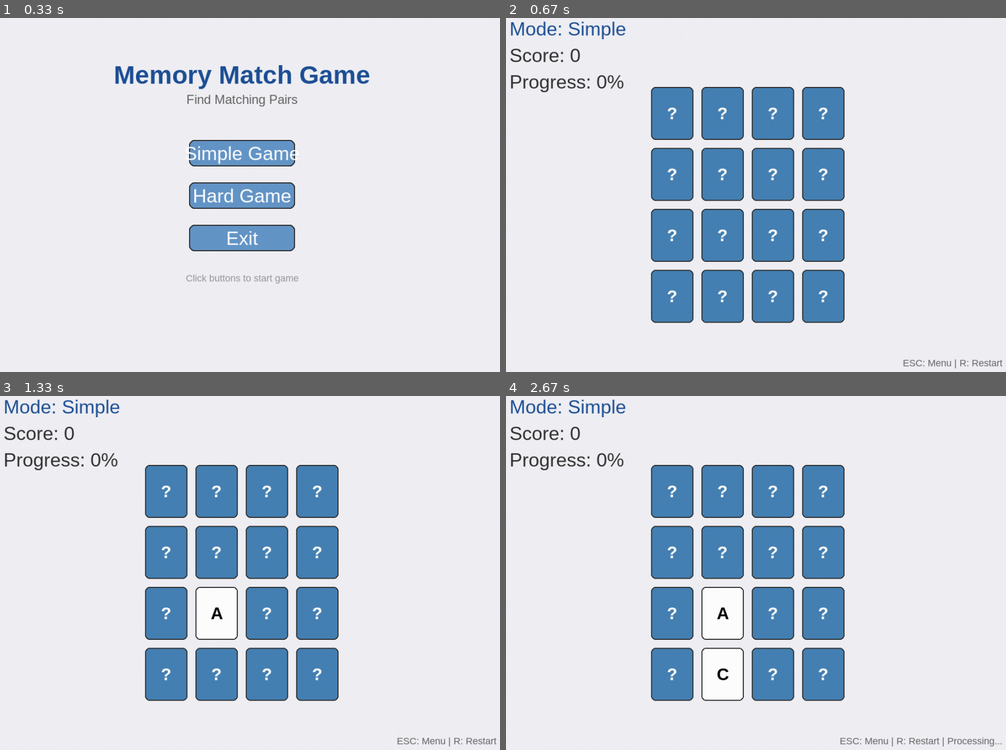
Above: before the commit, frames 1-4 (two rows, left to right).
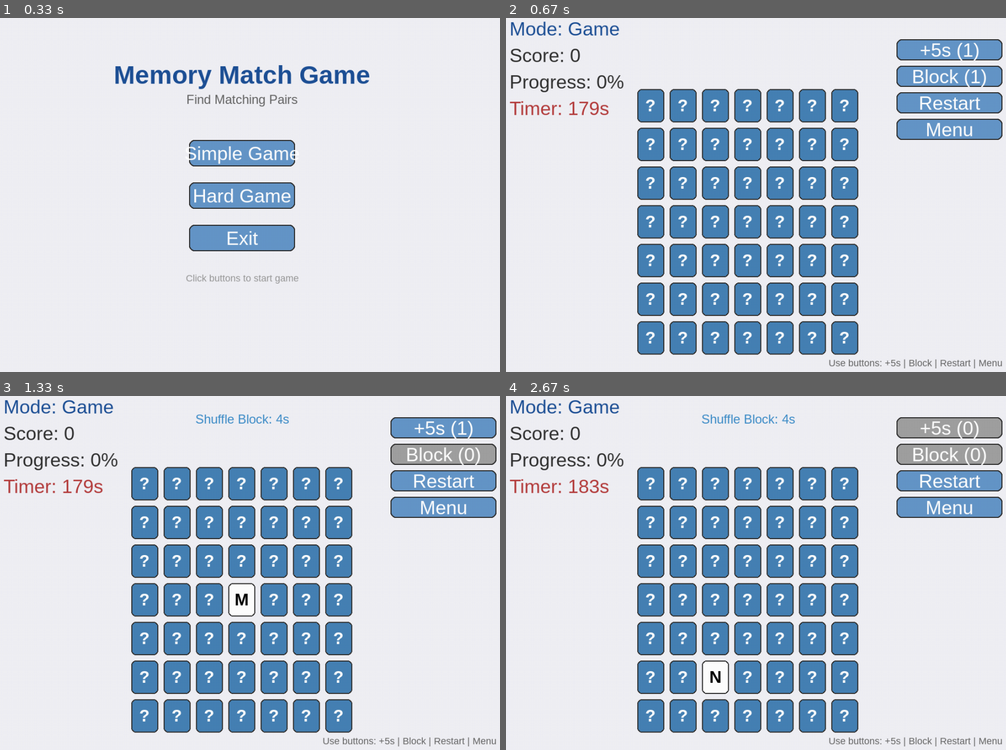
Above: after the commit, the same moments.

Repository: jim09-my/card_game
Game: pygame game, started from 1/main.py
The game is run twice, just before and just after one commit, with the same random seed, the same clock (stepped at 60 frames per second) and the same inputs.
Inputs (mouse positions are in pixels of both pictures, inside the frame that each line leads up to):
- Up to frame 1 (0.33 s): no input
- Up to frame 2 (0.67 s): click (746, 191) at 0.38 s
- Up to frame 3 (1.33 s): click (245, 594) at 0.72 s; tap B at 1 s
- Up to frame 4 (2.67 s): click (951, 480) at 1.38 s, where only the run after the commit has a clickable "Restart"; tap D at 1.67 s; click (721, 668) at 2.05 s; click (951, 452) at 2.38 s, where only the run after the commit has a clickable "Block (1)"

Frame 1 is identical in both runs. In frame 2, 25% of the frame differs, in the area x 0-100%, y 0-100%; in frame 3, 26%; in frame 4, 26%.

Commit message:
实现了终极模式：7×7、无邻居限制、洗牌/倒计时/道具以及部分UI匹配优化
1.核心规则与生成
- 终极模式升级为 7×7 ，生成 24 对 + 1 单卡，单卡永不匹配，胜利判断忽略单卡 \card_game\1\modes\dynamic_maze.py:175 。
- 取消“第二次翻牌必须邻居”限制，允许任意未翻未配对卡翻牌 \card_game\1\modes\dynamic_maze.py:134-141 。
- 单卡翻开显示为白板（不渲染文字） \card_game\1\ui.py:186-194 。

2.计时与失败状态
- 终极模式时限为 180s \card_game\1\modes\dynamic_maze.py:52 。
- 倒计时归零进入失败界面 defeat 并显示 “You Lost!” \card_game\1\main.py:148-151 、\card_game\1\ui.py:298-322 。
- 胜利界面文案改为 “You Won!” \card_game\1\ui.py:212-216 。

3.洗牌机制与提示
- 连续翻错阈值为 7 ，在盖回阶段对子集（未匹配卡）洗牌 \card_game\1\modes\dynamic_maze.py:48-51, 167-173 。
- 成功配对后清零连续失败计数 \card_game\1\modes\dynamic_maze.py:149-156 。
- 首次成功配对前不计入洗牌计数、不触发洗牌 \card_game\1\modes\dynamic_maze.py:139-154 。
- 顶部居中提示：距洗牌仅差 1 次时显示预警；洗牌后 2 秒显示 “Shuffled!” \card_game\1\ui.py:130-143 、\card_game\1\modes\dynamic_maze.py:238-245 。

4.道具系统与展示
- 新增道具：延时 +5s 与防洗牌 Block 5s ，开局各 1 次；每成功配对 9 对各 +1 \card_game\1\modes\dynamic_maze.py:55-56, 149-156 。
- 使用会扣减次数： use_item_delay 、 use_item_block_shuffle \card_game\1\modes\dynamic_maze.py:232-239, 241-245 。
- 右侧按钮显示剩余道具数量（+5s(X)、Block(Y)），不再单独文本展示 \card_game\1\ui.py:158-194 。
- 底部提示改为按钮使用说明（Use buttons），不再提供快捷键（因为快捷键总无法正常触发，不清楚是否为接口问题，遂直接改形式） \card_game\1\ui.py:148-156 。

5.UI 重构与交互
- 网格自适应布局，确保 7×7 完整居中显示；点击命中与渲染尺寸一致 \card_game\1\ui.py:158-169, 265-278, 280-296 。
- 洗牌提示与计时器均在游戏界面显示 \card_game\1\ui.py:122-129, 130-143 。
- 失败界面复用“Play Again/Main Menu”按钮并修复点击事件路由 \card_game\1\main.py:79-82 。
- “Play Again”重启当前模式（困难模式返回困难） \card_game\1\main.py:167-171 。

6.工具与辅助
- 新增子集洗牌工具 shuffle_subset_inplace 用于只重排未匹配卡 \card_game\1\core\utils.py:14-18 。
- 主循环读取模式的卡面展示时长并在倒计时耗尽时切换状态 \card_game\1\main.py:141-151 。

7.快捷键
- 已改为按钮操作：+5s、Block、Restart、Menu，不再使用快捷键 \card_game\1\main.py:94-109 、\card_game\1\ui.py:158-194 。

Diff:
--- a/1/core/utils.py
+++ b/1/core/utils.py
@@ -10,3 +10,9 @@
 
 def is_valid_position(row: int, col: int, max_rows: int, max_cols: int) -> bool:
     return 0 <= row < max_rows and 0 <= col < max_cols
+
+def shuffle_subset_inplace(arr: List, indices: List[int]) -> None:
+    subset = [arr[i] for i in indices]
+    shuffled = fisher_yates_shuffle(subset)
+    for i, v in zip(indices, shuffled):
+        arr[i] = v
--- a/1/main.py
+++ b/1/main.py
@@ -63,13 +63,17 @@
     def handle_keyboard(self, key):
         """处理键盘事件"""
         if key == pygame.K_ESCAPE:
-            if self.game_state in ["game", "victory"]:
+            if self.game_state in ["game", "victory", "defeat"]:
                 self.return_to_menu()
             else:
                 self.running = False
 
         elif key == pygame.K_r and self.game_state == "game":
             self.restart_game()
+        elif key == pygame.K_d and self.game_state == "game":
+            self.use_delay_item()
+        elif key == pygame.K_b and self.game_state == "game":
+            self.use_block_item()
 
     def handle_mouse_click(self, mouse_pos):
         """处理鼠标点击事件"""
@@ -79,6 +83,8 @@
             self.handle_game_click(mouse_pos)
         elif self.game_state == "victory":
             self.handle_victory_click(mouse_pos)
+        elif self.game_state == "defeat":
+            self.handle_victory_click(mouse_pos)
 
     def handle_menu_click(self, mouse_pos):
         """处理菜单界面的点击"""
@@ -95,7 +101,19 @@
         """处理游戏中的点击"""
         if self.waiting_to_hide:
             return  # 正在处理翻牌，忽略点击
-
+        action = self.ui.get_game_action(mouse_pos, self.current_game)
+        if action == "delay":
+            self.use_delay_item()
+            return
+        elif action == "block":
+            self.use_block_item()
+            return
+        elif action == "restart":
+            self.restart_game()
+            return
+        elif action == "menu":
+            self.return_to_menu()
+            return
         card_pos = self.ui.get_card_position(mouse_pos, self.current_game)
         if card_pos:
             self.flip_card(*card_pos)
@@ -138,10 +156,16 @@
 
     def update_game_state(self):
         """更新游戏状态（如计时器等）"""
-        if self.waiting_to_hide and pygame.time.get_ticks() - self.flip_timer > 1000:
+        reveal_ms = 1000
+        if self.current_game and hasattr(self.current_game, 'get_reveal_duration_ms'):
+            reveal_ms = self.current_game.get_reveal_duration_ms()
+        if self.waiting_to_hide and pygame.time.get_ticks() - self.flip_timer > reveal_ms:
             if self.current_game:
                 self.current_game.hide_all_flipped()
             self.waiting_to_hide = False
+        if self.current_game and hasattr(self.current_game, 'is_time_over') and self.current_game.is_time_over():
+            self.game_state = "defeat"
+            print("Time over! You lost.")
 
     def start_simple_mode(self):
         """开始简单模式游戏"""
@@ -157,7 +181,7 @@
         """开始困难模式游戏"""
         try:
             # 使用动态迷宫困难模式（图结构约束翻牌）
-            self.current_game = DynamicMazeGame(4, 4)
+            self.current_game = DynamicMazeGame(7, 7)
             self.game_state = "game"
             self.waiting_to_hide = False
             print("Hard mode started! (Dynamic Maze)")
@@ -167,7 +191,18 @@
     def restart_game(self):
         """重新开始游戏"""
         if self.current_game:
-            self.start_simple_mode()
+            if isinstance(self.current_game, DynamicMazeGame):
+                self.start_hard_mode()
+            else:
+                self.start_simple_mode()
+
+    def use_delay_item(self):
+        if self.current_game and hasattr(self.current_game, 'use_item_delay'):
+            self.current_game.use_item_delay(5)
+
+    def use_block_item(self):
+        if self.current_game and hasattr(self.current_game, 'use_item_block_shuffle'):
+            self.current_game.use_item_block_shuffle(5)
 
     def return_to_menu(self):
         """返回主菜单"""
--- a/1/modes/dynamic_maze.py
+++ b/1/modes/dynamic_maze.py
@@ -1,27 +1,18 @@
 from typing import List, Tuple, Dict, Optional
 from core.card import Card
-from core.utils import fisher_yates_shuffle, is_valid_position
+from core.utils import fisher_yates_shuffle, is_valid_position, shuffle_subset_inplace
+import time
 
 
 class DynamicMazeGame:
-    """
-    困难模式：使用图（邻接表）约束翻牌移动。
-    - 节点：每个节点对应一张卡片（Card）
-    - 边：允许从某节点移动到其邻居节点（四方向邻接）
-    - 规则：第二次翻牌必须是第一次翻开的邻居节点
-    - 与 SimpleGame 对齐的接口：flip_card、hide_all_flipped、is_completed、get_grid_state、get_card
-    额外接口：bfs_shortest_path、get_graph_state、get_hint_info
-    """
+
 
     def __init__(self, rows: int, cols: int, patterns: List[str] = None):
-        if (rows * cols) % 2 != 0:
-            raise ValueError("网格总数必须为偶数，以确保成对卡片。")
 
         self.rows = rows
         self.cols = cols
         total = rows * cols
 
-        # 生成成对的图案集合
         if patterns is None:
             patterns = [chr(ord('A') + i) for i in range(total // 2)]
         needed = total // 2
@@ -32,18 +23,32 @@
         paired_ids: List[str] = []
         for i in range(needed):
             paired_ids.extend([patterns[i], patterns[i]])
-
-        # 洗牌后按节点顺序分配
+        self.single_id: Optional[str] = None
+        if total % 2 == 1:
+            self.single_id = "__SINGLE__"
+            paired_ids.append(self.single_id)
+
         shuffled = fisher_yates_shuffle(paired_ids)
         self.nodes: List[Card] = [Card(card_id) for card_id in shuffled]
 
-        # 使用网格四向邻接生成连通图（邻接表）
         self.graph: Dict[int, List[int]] = self._build_grid_adjacency()
 
-        # 选择状态与得分
         self._first_selected: Optional[Tuple[int, int]] = None
         self._second_selected: Optional[Tuple[int, int]] = None
         self.score: int = 0
+        self.fail_count: int = 0
+        self.shuffle_threshold: int = 7
+        self.pending_shuffle: bool = False
+        self.shuffle_block_until: float = 0.0
+        self.time_limit_ms: int = 180000
+        self.started_at: float = time.time()
+        self.game_over: bool = False
+        self.reveal_duration_ms: int = 1000
+        self.last_shuffle_at: float = 0.0
+        self.delay_item_count: int = 1
+        self.block_item_count: int = 1
+        self.matched_pairs: int = 0
+        self.shuffle_counting_started: bool = False
 
     def _index(self, row: int, col: int) -> int:
         return row * self.cols + col
@@ -114,6 +119,9 @@
         """
         if not is_valid_position(row, col, self.rows, self.cols):
             raise IndexError("坐标超出网格范围。")
+        if self.is_time_over():
+            self.game_over = True
+            return False
 
         card = self.get_card(row, col)
         if card.is_matched or card.is_flipped:
@@ -122,13 +130,6 @@
         if self._first_selected is None:
             card.flip()
             self._first_selected = (row, col)
-            return False
-
-        # 第二次翻牌必须是第一次的邻居
-        first_idx = self._index(*self._first_selected)
-        cur_idx = self._index(row, col)
-        if cur_idx not in self.graph.get(first_idx, []):
-            # 非邻居，不允许翻牌
             return False
 
         card.flip()
@@ -148,6 +149,19 @@
             pair_score = card1.score_weight + card2.score_weight
             self.score += pair_score
             matched = True
+            self.fail_count = 0
+            self.matched_pairs += 1
+            if not self.shuffle_counting_started:
+                self.shuffle_counting_started = True
+            if self.matched_pairs % 9 == 0:
+                self.delay_item_count += 1
+                self.block_item_count += 1
+        else:
+            if self.shuffle_counting_started:
+                self.fail_count += 1
+                if self.fail_count >= self.shuffle_threshold and time.time() >= self.shuffle_block_until:
+                    self.pending_shuffle = True
+                    self.fail_count = 0
 
         # 重置选中记录（与 SimpleGame 对齐；失败由外部定时调用 hide_all_flipped 处理）
         self._first_selected = None
@@ -158,9 +172,14 @@
         for card in self.nodes:
             if card.is_flipped and not card.is_matched:
                 card.hide()
+        if self.pending_shuffle and time.time() >= self.shuffle_block_until:
+            self._shuffle_unmatched()
+            self.pending_shuffle = False
 
     def is_completed(self) -> bool:
         for card in self.nodes:
+            if self.single_id is not None and card.id == self.single_id:
+                continue
             if not card.is_matched:
                 return False
         return True
@@ -219,3 +238,57 @@
         neighs = self.graph.get(first_idx, [])
         positions = [self._rc_from_index(idx) for idx in neighs]
         return self._first_selected, positions
+
+    def _shuffle_unmatched(self) -> None:
+        indices: List[int] = []
+        for idx, card in enumerate(self.nodes):
+            if not card.is_matched:
+                indices.append(idx)
+        if indices:
+            shuffle_subset_inplace(self.nodes, indices)
+            self.last_shuffle_at = time.time()
+
+    def use_item_delay(self, seconds: int) -> None:
+        if self.delay_item_count > 0:
+            self.delay_item_count -= 1
+            self.time_limit_ms += max(0, int(seconds * 1000))
+
+    def use_item_block_shuffle(self, duration_seconds: int) -> None:
+        if self.block_item_count > 0:
+            self.block_item_count -= 1
+            self.shuffle_block_until = time.time() + max(0, duration_seconds)
+
+    def is_time_over(self) -> bool:
+        return self.get_remaining_time_ms() <= 0
+
+    def get_remaining_time_ms(self) -> int:
+        elapsed = int((time.time() - self.started_at) * 1000)
+        remaining = self.time_limit_ms - elapsed
+        return remaining if remaining > 0 else 0
+
+    def get_reveal_duration_ms(self) -> int:
+        return self.reveal_duration_ms
+
+    def get_shuffle_status(self) -> Dict[str, int | bool]:
+        remaining = self.shuffle_threshold - self.fail_count
+        recently = (time.time() - self.last_shuffle_at) < 2.0
+        if remaining < 0:
+            remaining = 0
+        return {
+            "threshold": self.shuffle_threshold,
+            "fail_count": self.fail_count,
+            "remaining": remaining,
+            "recently_shuffled": recently,
+            "pending_shuffle": self.pending_shuffle,
+            "counting_started": self.shuffle_counting_started,
+        }
+
+    def get_block_remaining_seconds(self) -> int:
+        left = int(self.shuffle_block_until - time.time())
+        return left if left > 0 else 0
+
+    def get_item_counts(self) -> Dict[str, int]:
+        return {
+            "delay": self.delay_item_count,
+            "block": self.block_item_count,
+        }
--- a/1/ui.py
+++ b/1/ui.py
@@ -42,6 +42,12 @@
             "restart": pygame.Rect(300, 400, 180, 50),     # Play Again
             "menu": pygame.Rect(520, 400, 180, 50)         # Main Menu
         }
+        self.game_buttons = {
+            "delay": pygame.Rect(self.width - 220, 60, 200, 40),
+            "block": pygame.Rect(self.width - 220, 110, 200, 40),
+            "restart": pygame.Rect(self.width - 220, 160, 200, 40),
+            "menu": pygame.Rect(self.width - 220, 210, 200, 40),
+        }
 
     def render(self, game_state: str, current_game, waiting_to_hide: bool):
         """主渲染函数"""
@@ -53,6 +59,8 @@
             self.render_game_interface(current_game, waiting_to_hide)
         elif game_state == "victory":
             self.render_victory_interface(current_game)
+        elif game_state == "defeat":
+            self.render_defeat_interface(current_game)
 
         pygame.display.flip()
 
@@ -104,7 +112,7 @@
             return
 
         # 游戏信息栏
-        mode_text = "Mode: Simple"
+        mode_text = "Mode: Game"
         mode_surface = self.menu_font.render(mode_text, True, self.colors['title'])
         self.screen.blit(mode_surface, (50, 20))
 
@@ -117,11 +125,43 @@
         progress_surface = self.menu_font.render(progress_text, True, self.colors['text'])
         self.screen.blit(progress_surface, (50, 120))
 
+        # 计时器
+        if hasattr(game, 'get_remaining_time_ms'):
+            remaining_ms = game.get_remaining_time_ms()
+            remaining_s = max(0, remaining_ms // 1000)
+            time_text = f"Timer: {remaining_s}s"
+            time_surface = self.menu_font.render(time_text, True, (180, 60, 60))
+            self.screen.blit(time_surface, (50, 170))
+
+        # 洗牌提示与道具数量
+        if hasattr(game, 'get_shuffle_status'):
+            st = game.get_shuffle_status()
+            warn_text = ""
+            if st.get('recently_shuffled'):
+                warn_text = "Shuffled!"
+            else:
+                if st.get('remaining') == 1 and not st.get('pending_shuffle'):
+                    warn_text = "Warning: 1 more mismatch will shuffle"
+            if warn_text:
+                warn_surface = self.info_font.render(warn_text, True, (200, 100, 50))
+                warn_x = self.width // 2 - warn_surface.get_width() // 2
+                warn_y = 20
+                self.screen.blit(warn_surface, (warn_x, warn_y))
+        if hasattr(game, 'get_block_remaining_seconds'):
+            left = game.get_block_remaining_seconds()
+            if left > 0:
+                block_text = f"Shuffle Block: {left}s"
+                block_surface = self.info_font.render(block_text, True, (60, 140, 200))
+                block_x = self.width // 2 - block_surface.get_width() // 2
+                block_y = 50
+                self.screen.blit(block_surface, (block_x, block_y))
+
         # 卡片网格
         self.render_card_grid(game)
+        self.render_game_buttons(game)
 
         # 操作提示
-        hint_text = "ESC: Menu | R: Restart"
+        hint_text = "Use buttons: +5s | Block | Restart | Menu"
         if waiting_to_hide:
             hint_text += " | Processing..."
 
@@ -131,26 +171,41 @@
         self.screen.blit(hint_surface, (hint_x, hint_y))
 
     def render_card_grid(self, game):
-        """渲染卡片网格"""
         grid_state = game.get_grid_state()
         rows, cols = game.rows, game.cols
-
-        # 布局参数
-        card_width, card_height = 80, 100
-        spacing = 15
-        grid_width = cols * (card_width + spacing) - spacing
-        grid_height = rows * (card_height + spacing) - spacing
-        start_x = (self.width - grid_width) // 2
-        start_y = 150
-
-        # 绘制每张卡片
+        card_width, card_height, spacing, start_x, start_y = self._grid_layout(game)
         for r in range(rows):
             for c in range(cols):
                 card_id, is_flipped, is_matched = grid_state[r][c]
                 x = start_x + c * (card_width + spacing)
                 y = start_y + r * (card_height + spacing)
-                self.render_single_card(x, y, card_width, card_height,
-                                     card_id, is_flipped, is_matched)
+                self.render_single_card(x, y, card_width, card_height, card_id, is_flipped, is_matched)
+
+    def render_game_buttons(self, game):
+        counts = game.get_item_counts() if hasattr(game, 'get_item_counts') else {"delay":0, "block":0}
+        mouse_pos = pygame.mouse.get_pos()
+        for key, rect in self.game_buttons.items():
+            hover = rect.collidepoint(mouse_pos)
+            bg = self.colors['button_hover'] if hover else self.colors['button']
+            disabled = False
+            label = ""
+            if key == "delay":
+                label = f"+5s ({counts.get('delay',0)})"
+                disabled = counts.get('delay',0) <= 0
+            elif key == "block":
+                label = f"Block ({counts.get('block',0)})"
+                disabled = counts.get('block',0) <= 0
+            elif key == "restart":
+                label = "Restart"
+            elif key == "menu":
+                label = "Menu"
+            if disabled:
+                bg = (160,160,160)
+            pygame.draw.rect(self.screen, bg, rect, border_radius=10)
+            pygame.draw.rect(self.screen, (50,50,50), rect, 2, border_radius=10)
+            text_surface = self.menu_font.render(label, True, (255,255,255))
+            text_rect = text_surface.get_rect(center=rect.center)
+            self.screen.blit(text_surface, text_rect)
 
     def render_single_card(self, x, y, width, height, card_id, is_flipped, is_matched):
         """渲染单张卡片"""
@@ -167,14 +222,15 @@
         pygame.draw.rect(self.screen, color, card_rect, border_radius=8)
         pygame.draw.rect(self.screen, (50, 50, 50), card_rect, 2, border_radius=8)
 
-        # 卡片内容
+        text_surface = None
         if is_flipped or is_matched:
-            text = self.card_font.render(str(card_id), True, (0, 0, 0))
+            if str(card_id) != "__SINGLE__":
+                text_surface = self.card_font.render(str(card_id), True, (0, 0, 0))
         else:
-            text = self.card_font.render("?", True, (255, 255, 255))
-
-        text_rect = text.get_rect(center=(x + width//2, y + height//2))
-        self.screen.blit(text, text_rect)
+            text_surface = self.card_font.render("?", True, (255, 255, 255))
+        if text_surface:
+            text_rect = text_surface.get_rect(center=(x + width//2, y + height//2))
+            self.screen.blit(text_surface, text_rect)
 
     def render_victory_interface(self, game):
         """渲染胜利界面"""
@@ -192,7 +248,7 @@
         pygame.draw.rect(self.screen, (50, 50, 50), message_rect, 3, border_radius=20)
 
         # 胜利内容
-        victory_text = self.title_font.render("🎉 You Win! 🎉", True, self.colors['victory'])
+        victory_text = self.title_font.render("🎉 You Won! 🎉", True, self.colors['victory'])
         score_text = self.menu_font.render(f"Final Score: {game.score}", True, (50, 50, 50))
 
         self.screen.blit(victory_text, (self.width//2 - victory_text.get_width()//2, 250))
@@ -245,31 +301,71 @@
                 return button_id
         return None
 
+    def get_game_action(self, mouse_pos, game):
+        for key, rect in self.game_buttons.items():
+            if rect.collidepoint(mouse_pos):
+                if key == "delay" and hasattr(game, 'get_item_counts') and game.get_item_counts().get('delay',0) <= 0:
+                    return None
+                if key == "block" and hasattr(game, 'get_item_counts') and game.get_item_counts().get('block',0) <= 0:
+                    return None
+                return key
+        return None
+
     def get_card_position(self, mouse_pos, game):
-        """获取点击的卡片位置"""
         if not game:
             return None
-
         x, y = mouse_pos
-
-        # 布局参数
-        card_width, card_height = 80, 100
-        spacing = 15
+        card_width, card_height, spacing, start_x, start_y = self._grid_layout(game)
         grid_width = game.cols * (card_width + spacing) - spacing
         grid_height = game.rows * (card_height + spacing) - spacing
-        start_x = (self.width - grid_width) // 2
-        start_y = 150
-
-        # 检查网格范围
-        if not (start_x <= x <= start_x + grid_width and
-                start_y <= y <= start_y + grid_height):
+        if not (start_x <= x <= start_x + grid_width and start_y <= y <= start_y + grid_height):
             return None
-
-        # 计算卡片位置
         col = (x - start_x) // (card_width + spacing)
         row = (y - start_y) // (card_height + spacing)
-
         if 0 <= row < game.rows and 0 <= col < game.cols:
             return (row, col)
-
         return None
+
+    def _grid_layout(self, game):
+        rows, cols = game.rows, game.cols
+        spacing = 10
+        hud_top = 150
+        margin = 40
+        available_w = self.width - 2 * margin
+        available_h = self.height - hud_top - margin
+        card_w_max = (available_w - (cols - 1) * spacing) // cols
+        card_h_max = (available_h - (rows - 1) * spacing) // rows
+        aspect = 1.25
+        card_width = min(card_w_max, int(card_h_max / aspect))
+        card_height = int(card_width * aspect)
+        grid_width = cols * (card_width + spacing) - spacing
+        grid_height = rows * (card_height + spacing) - spacing
+        start_x = (self.width - grid_width) // 2
+        start_y = hud_top + (available_h - grid_height) // 2
+        return card_width, card_height, spacing, start_x, start_y
+
+    def render_defeat_interface(self, game):
+        if not game:
+            return
+        overlay = pygame.Surface((self.width, self.height), pygame.SRCALPHA)
+        overlay.fill((0, 0, 0, 128))
+        self.screen.blit(overlay, (0, 0))
+        message_rect = pygame.Rect(200, 200, 600, 300)
+        pygame.draw.rect(self.screen, (255, 255, 255), message_rect, border_radius=20)
+        pygame.draw.rect(self.screen, (50, 50, 50), message_rect, 3, border_radius=20)
+        defeat_text = self.title_font.render("You Lost!", True, (200, 60, 60))
+        score_text = self.menu_font.render(f"Final Score: {game.score}", True, (50, 50, 50))
+        self.screen.blit(defeat_text, (self.width//2 - defeat_text.get_width()//2, 250))
+        self.screen.blit(score_text, (self.width//2 - score_text.get_width()//2, 320))
+        mouse_pos = pygame.mouse.get_pos()
+        button_texts = ["Play Again", "Main Menu"]
+        for i, (button_id, button_rect) in enumerate(self.victory_buttons.items()):
+            if button_rect.collidepoint(mouse_pos):
+                bg_color = self.colors['button_hover']
+            else:
+                bg_color = self.colors['button']
+            pygame.draw.rect(self.screen, bg_color, button_rect, border_radius=10)
+            pygame.draw.rect(self.screen, (50, 50, 50), button_rect, 2, border_radius=10)
+            text_surface = self.menu_font.render(button_texts[i], True, (255, 255, 255))
+            text_rect = text_surface.get_rect(center=button_rect.center)
+            self.screen.blit(text_surface, text_rect)
Not shown, changed: README.md
